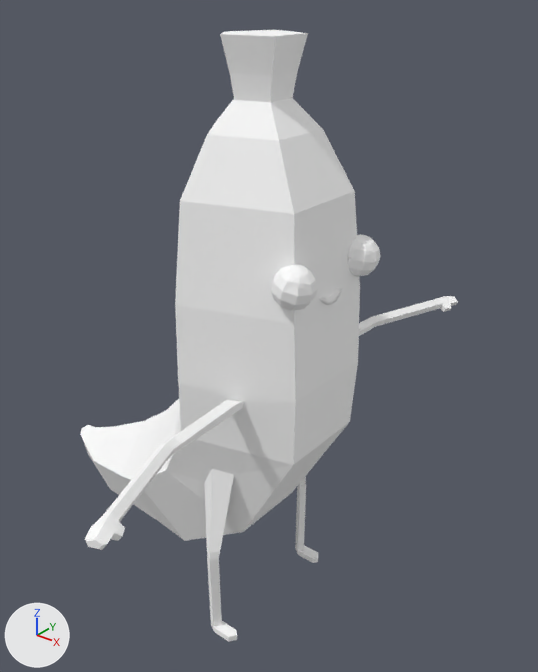
The glTF model frontend/assets/models3d/packs/quaternius-fbx/banana.glb as it was, and as the next commit left it.
Both versions are drawn from a camera (50 mm lens) standing at (1.276, -1.561, 1.98) and looking at (-0.111, 0.172, 0.905). Arrows for +X, +Y and +Z are at lower left; the lights stay in place. The first picture is the older version. Where no turn or scale is listed for an object, it has been applied to the vertices.

Before the edit, the objects in view are built like this:
```python
mat_material_0 = principled_material('Material_0')
mat_material_0.base_color = (1.0, 1.0, 1.0)  # white #ffffff
mat_material_0.roughness = 0.85
me_mesh_0 = bpy.data.meshes.new('Mesh_0')
me_mesh_0.from_pydata(...)  # 414 vertices, 828 faces; spans x -0.97..0.29, y -0.84..0.84, z 0.0..1.85
me_mesh_0.materials.append(mat_material_0)  # white #ffffff
ob_banana = bpy.data.objects.new('Banana', me_mesh_0)
ob_banana.location = (0.0, 0.0, 0.0)
```
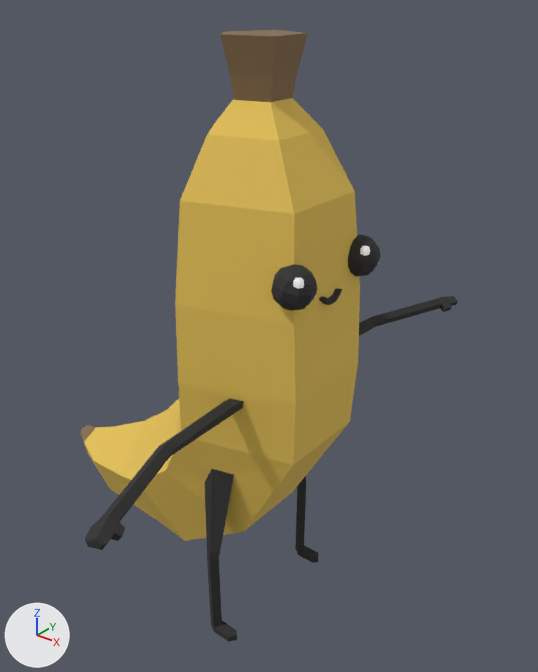
Where the change shows, as pixel boxes (x1, y1, x2, y2) in the pictures (538 x 672 px):
'Banana', surface changed (white to yellow): (80, 30, 458, 642) in both

Patch to the scene script:
```diff
--- a/frontend/assets/models3d/packs/quaternius-fbx/banana.glb.py
+++ b/frontend/assets/models3d/packs/quaternius-fbx/banana.glb.py
@@ img_image_0 @@
+img_image_0 = load_image('Image_0', '_unpacked/Image_0', 32, 32, 'sRGB')
@@ mat_material_0 @@
 mat_material_0 = principled_material('Material_0')
-mat_material_0.base_color = (1.0, 1.0, 1.0)  # white #ffffff
+mat_material_0.texture = img_image_0
 mat_material_0.roughness = 0.85
```
